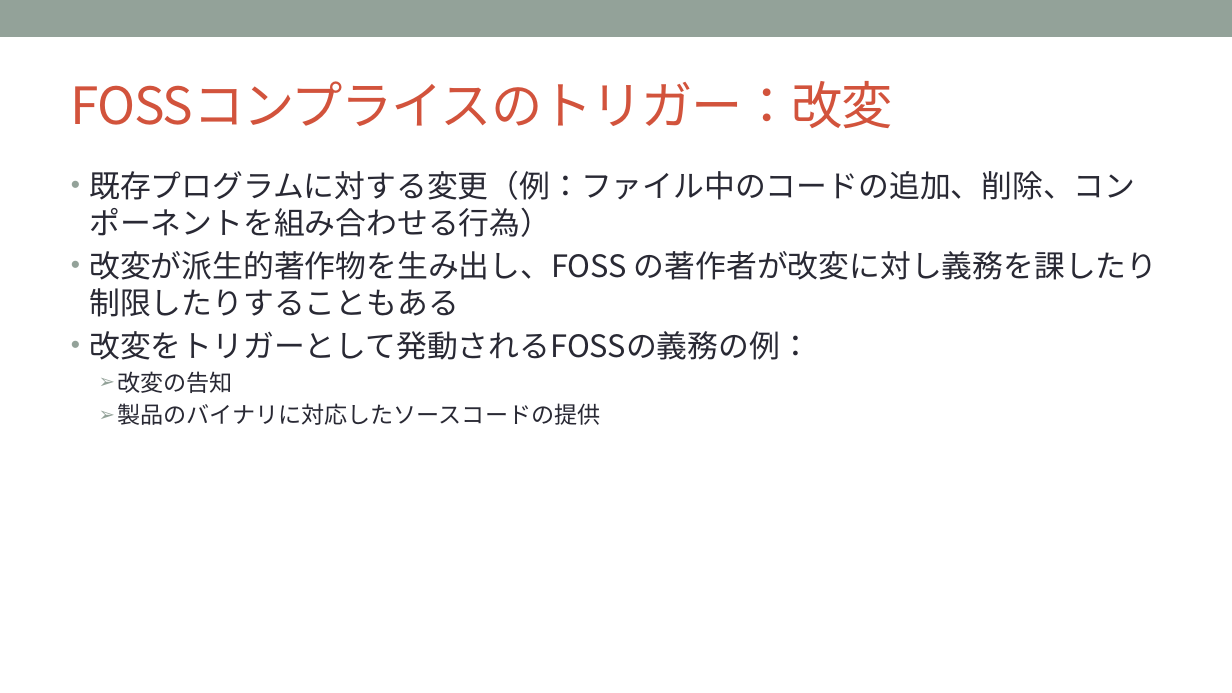
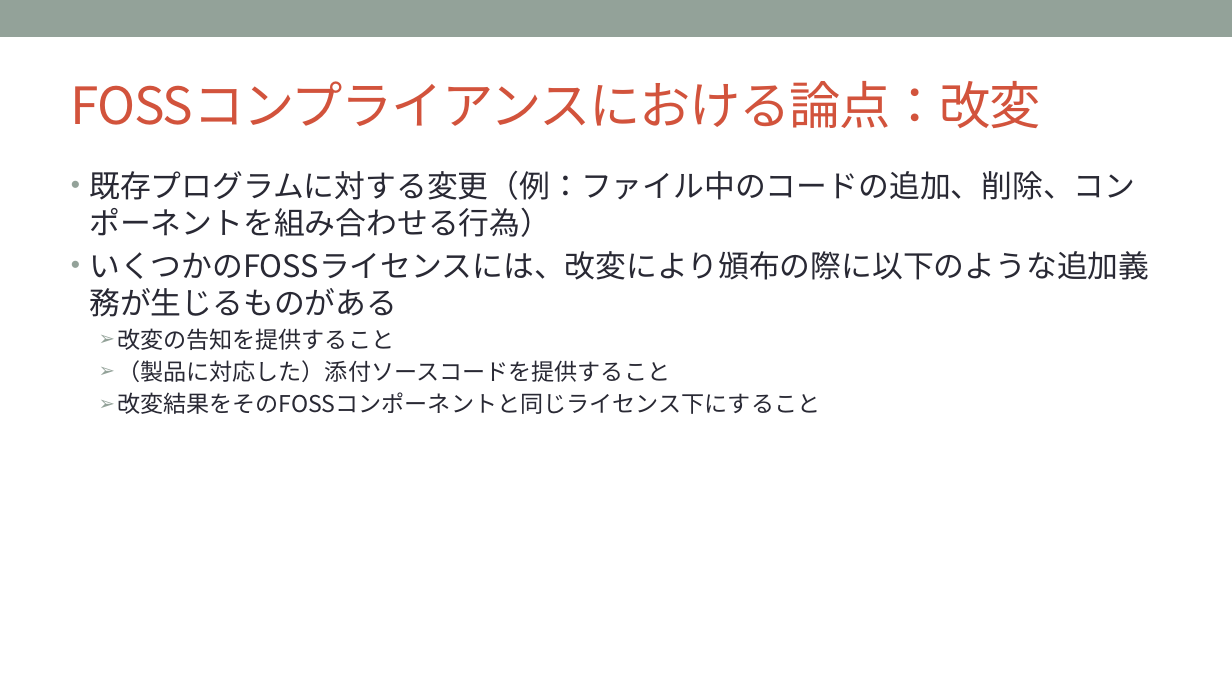
Before and after one commit to OpenChain-Project/Curriculum-Translation-JP, a slide deck: slide 30 of REVIEW/Version_for_v1.1/openchain-curriculum-for-1-1_JP_review_tani.pptx (slide 31 before the commit). Drawn at 1232x693 pixels with LibreOffice and Linux fonts; fonts in the diff are those of the drawing; background and template pictures are left out. Boxes give left, top, right and bottom in pixels: in the first picture for what was removed or moved away, otherwise in the second. Text is boxed around its words. In the diff, an @@ line names an element or a change of style, - is before the commit and + after.

```diff
--- a/REVIEW/Version_for_v1.1/openchain-curriculum-for-1-1_JP_review_tani.pptx
+++ b/REVIEW/Version_for_v1.1/openchain-curriculum-for-1-1_JP_review_tani.pptx
@@ title at bbox=[71, 81, 1041, 128]: text changed @@
-FOSSコンプライスのトリガー：改変
+FOSSコンプライアンスにおける論点：改変
@@ text at bbox=[89, 251, 1149, 414]: text changed; size 24 to 18 pt @@
-• 改変が派生的著作物を生み出し、FOSS の著作者が改変に対し義務を課したり制限したりすることもある
-• 改変をトリガーとして発動されるFOSSの義務の例：
-  ➢ 改変の告知
-  ➢ 製品のバイナリに対応したソースコードの提供
+• いくつかのFOSSライセンスには、改変により頒布の際に以下のような追加義務が生じるものがある
+  ➢ 改変の告知を提供すること
+  ➢ （製品に対応した）添付ソースコードを提供すること
+  ➢ 改変結果をそのFOSSコンポーネントと同じライセンス下にすること
```
Also in this commit, not shown: 12 other slides changed, 2 slides added, 2 slides removed.
